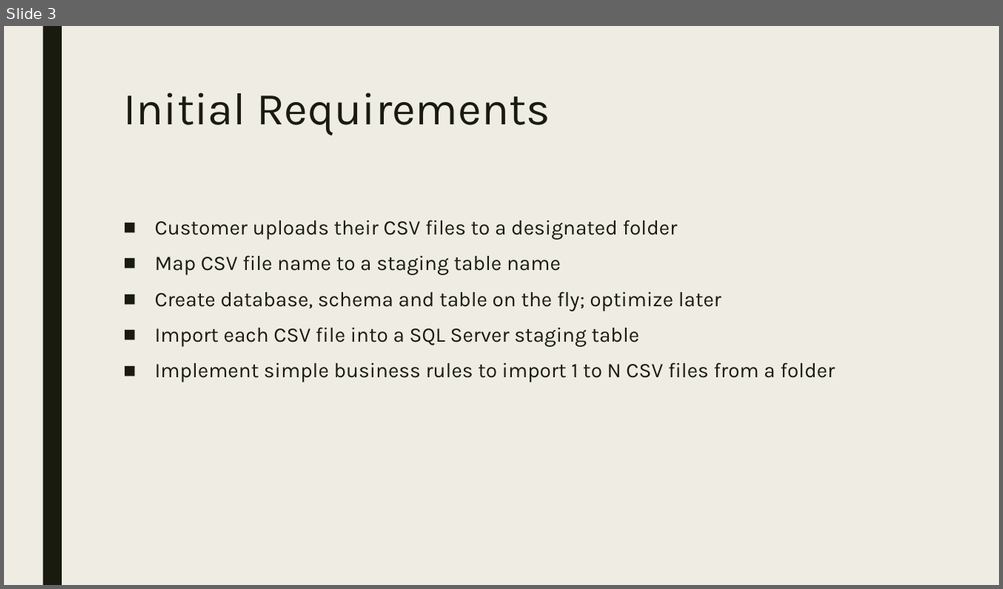
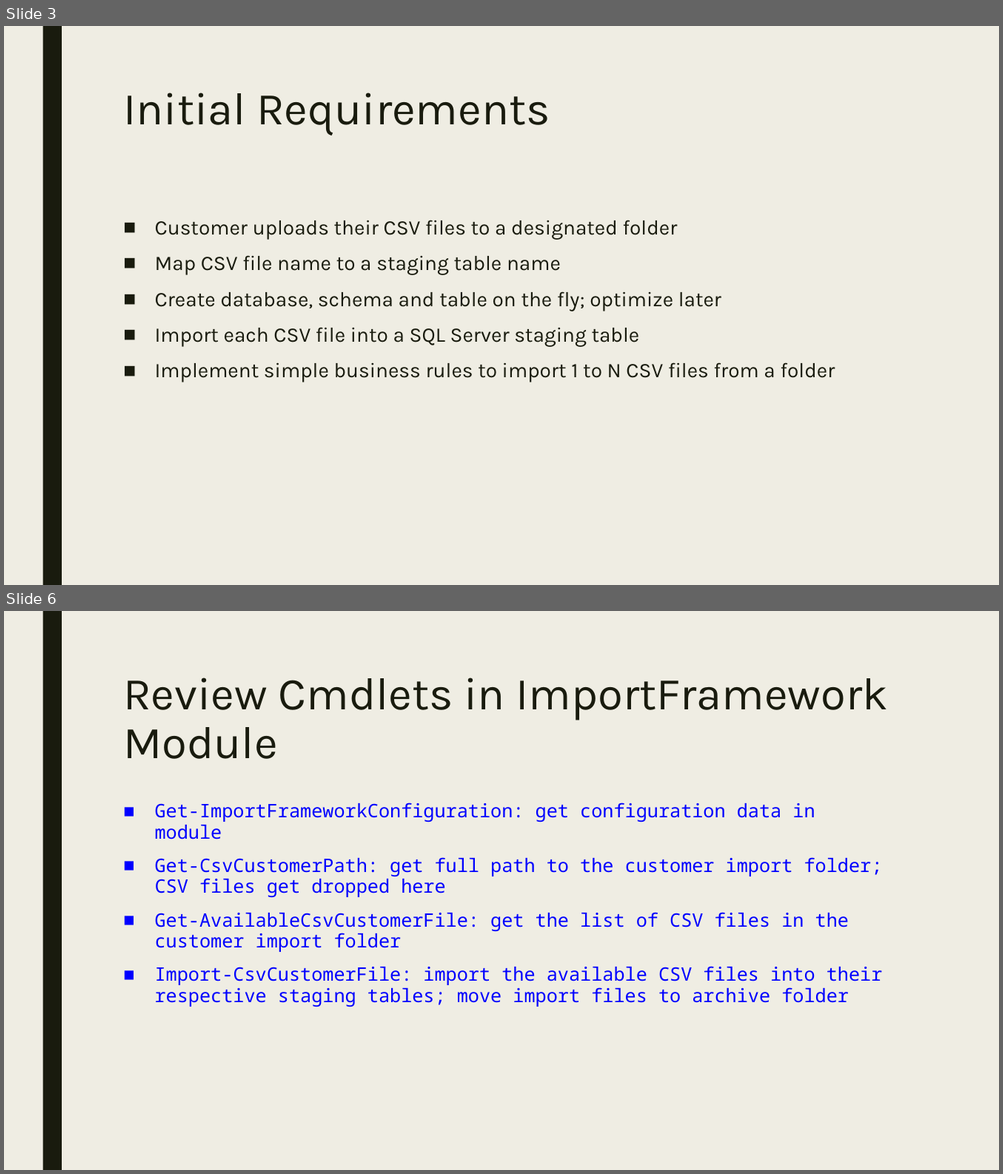
Before and after one commit to agent86ray/PowerShell-ETL-Framework, a slide deck: Powershell ETL framework.pptx. Shown one above the other, each under a label of ours: slide 3 before the commit, slides 3 and 6 after it; the slides between them are not shown. The pictures are 1003x589 and 1003x1174 pixels, drawn with LibreOffice and Linux fonts; fonts in the diff are those of the drawing. Boxes give left, top, right and bottom in pixels: in the first picture for what was removed or moved away, otherwise in the second. Text is boxed around its words. In the diff, an @@ line names an element or a change of style, - is before the commit and + after.

Commit message:
Add slides on Cmdlets and book references.

```diff
--- a/Powershell ETL framework.pptx
+++ b/Powershell ETL framework.pptx
@@ slide 6 added at bbox=[4, 611, 999, 1170], background #EFEDE3; not listed: 1 template element that a slide beside it also shows @@
@@ title added at bbox=[123, 678, 888, 759], 44 pt, text #191B0E @@
+Review Cmdlets in ImportFramework Module
@@ text added at bbox=[155, 803, 882, 1007], 18 pt, text #0000FF @@
+■ Get-ImportFrameworkConfiguration: get configuration data in module
+■ Get-CsvCustomerPath: get full path to the customer import folder; CSV files get dropped here
+■ Get-AvailableCsvCustomerFile: get the list of CSV files in the customer import folder
+■ Import-CsvCustomerFile: import the available CSV files into their respective staging tables; move import files to archive folder
```
Also in this commit, not shown: 2 slides changed, 2 other slides added.
